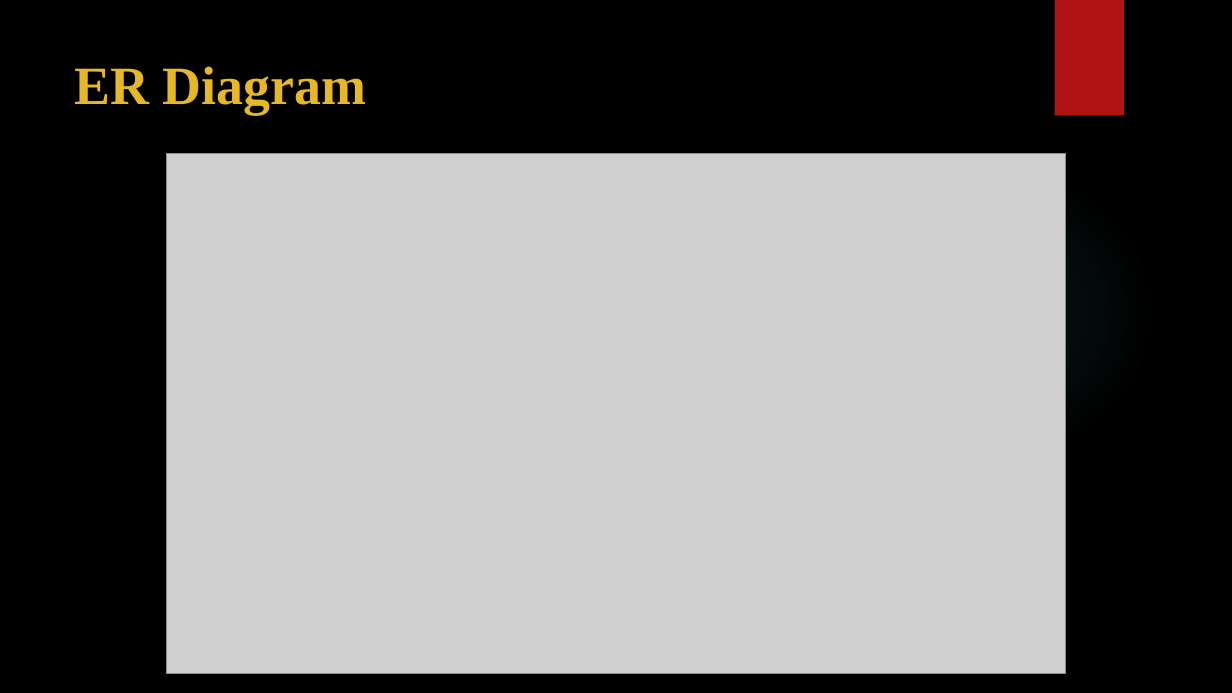
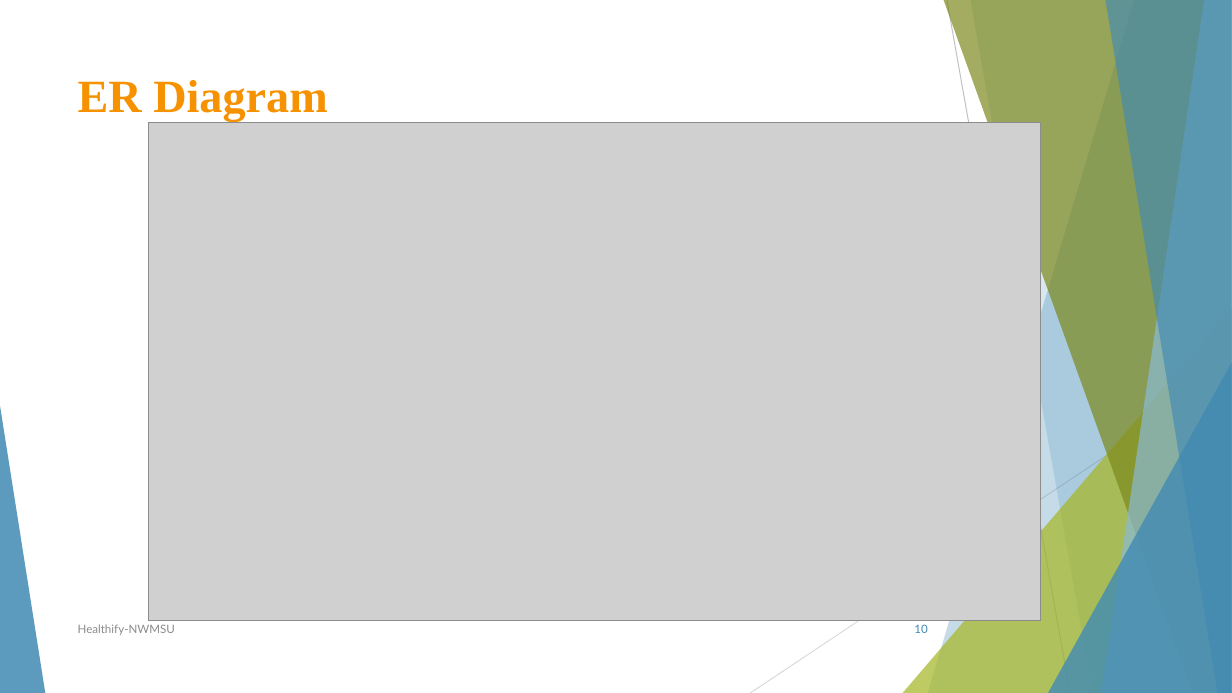
Before and after one commit to sowmyathogiti/Healthify, a slide deck: slide 10 of Healthify-NWMSU.pptx. Drawn at 1232x693 pixels with LibreOffice and Linux fonts; fonts in the diff are those of the drawing; grey boxes stand for pictures; background and template pictures are left out. Boxes give left, top, right and bottom in pixels: in the first picture for what was removed or moved away, otherwise in the second. Text is boxed around its words. In the diff, an @@ line names an element or a change of style, - is before the commit and + after.

```diff
--- a/Healthify-NWMSU.pptx
+++ b/Healthify-NWMSU.pptx
@@ background picture (left out) to #FFFFFF @@
@@ rectangle removed at box(1055, 0, 1124, 116) @@
@@ title "ER Diagram": place and size @@
-title "ER Diagram" at box(75, 66, 367, 114)
+title "ER Diagram" at box(78, 80, 327, 121)
@@ title "ER Diagram" at box(78, 80, 327, 121): size 42 to 36 pt, text colour #E6B729 to #F69200 @@
@@ picture: place and size @@
-picture at box(166, 153, 1066, 674)
+picture at box(149, 123, 1041, 621)
@@ ellipse removed at box(870, 169, 1154, 454) @@
@@ group added at box(0, 0, 1232, 693): 5 freeform shapes, 3 triangles, 2 lines @@
@@ text added at box(78, 624, 175, 635), 9 pt, text #8C8C8C @@
+Healthify-NWMSU
@@ page number added at box(914, 624, 927, 633), 9 pt, text #418AB3 @@
+10
```
Also in this commit, not shown: 12 other slides changed.
